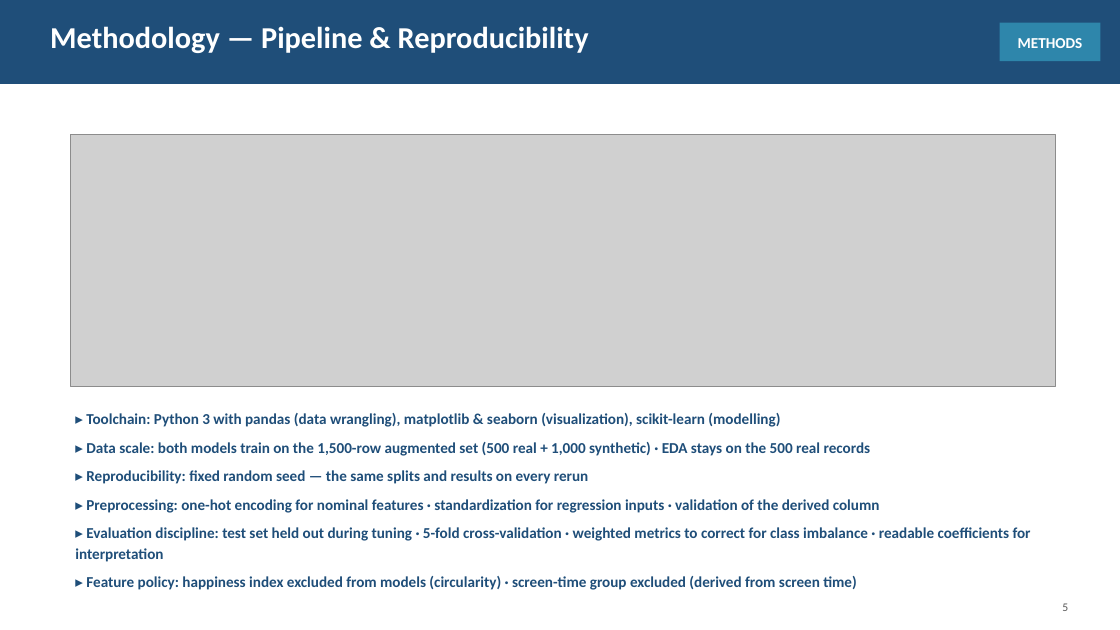
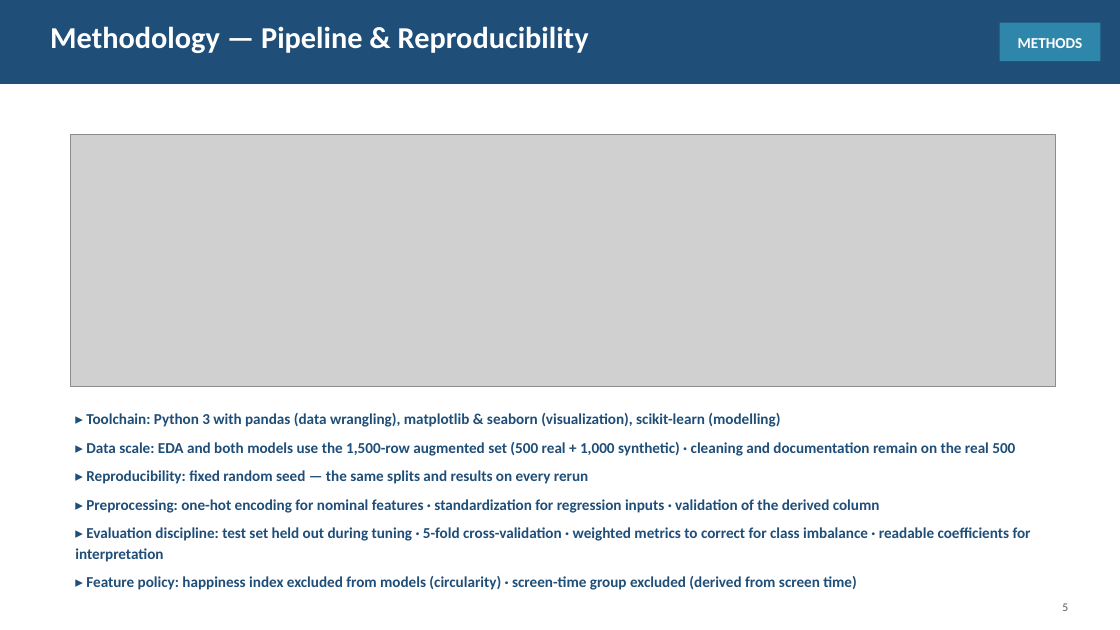
Before and after one commit to jaismine19/social-media-stress-analysis, a slide deck: slide 5 of presentation/Social_Media_Stress_Presentation.pptx. Drawn at 1120x630 pixels with LibreOffice and Linux fonts; fonts in the diff are those of the drawing; grey boxes stand for pictures. Boxes give left, top, right and bottom in pixels: in the first picture for what was removed or moved away, otherwise in the second. Text is boxed around its words. In the diff, an @@ line names an element or a change of style, - is before the commit and + after.

Commit message:
Run EDA on the augmented 1,500-row dataset and sync all charts, reports, notebook and deck

```diff
--- a/presentation/Social_Media_Stress_Presentation.pptx
+++ b/presentation/Social_Media_Stress_Presentation.pptx
@@ text at <box>86,442,1015,456</box>: text changed @@
-▸ Data scale: both models train on the 1,500-row augmented set (500 real + 1,000 synthetic) · EDA stays on the 500 real records
+▸ Data scale: EDA and both models use the 1,500-row augmented set (500 real + 1,000 synthetic) · cleaning and documentation remain on the real 500
```
Also in this commit, not shown: 4 other slides changed, 21 other files.
